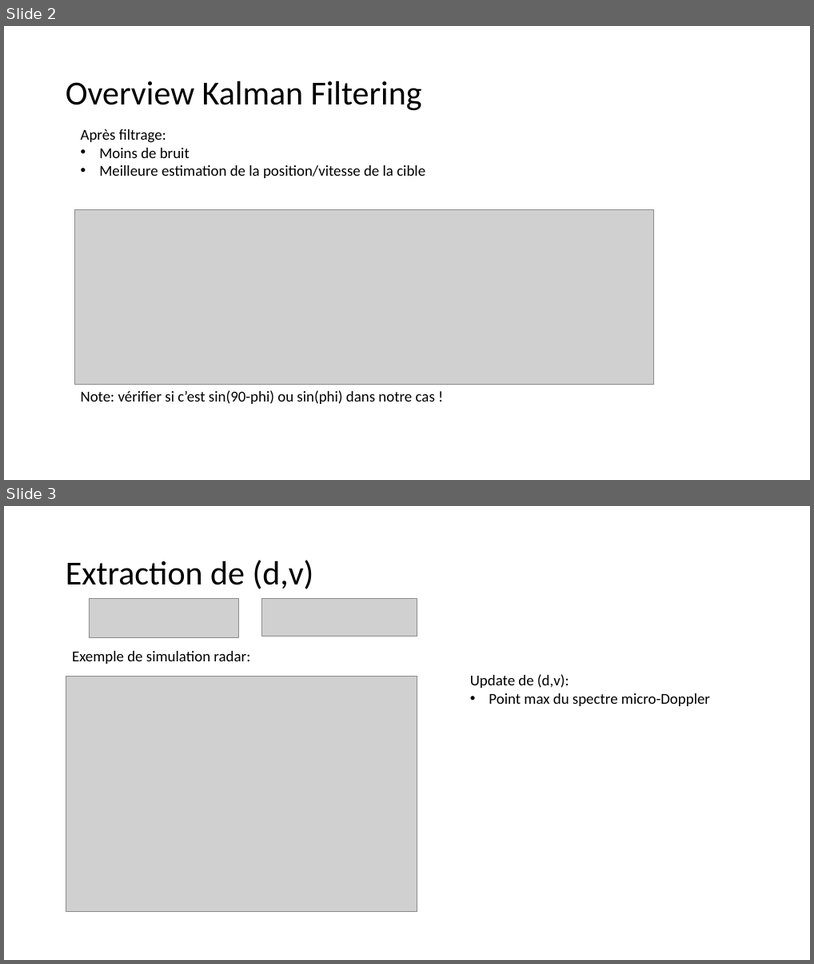
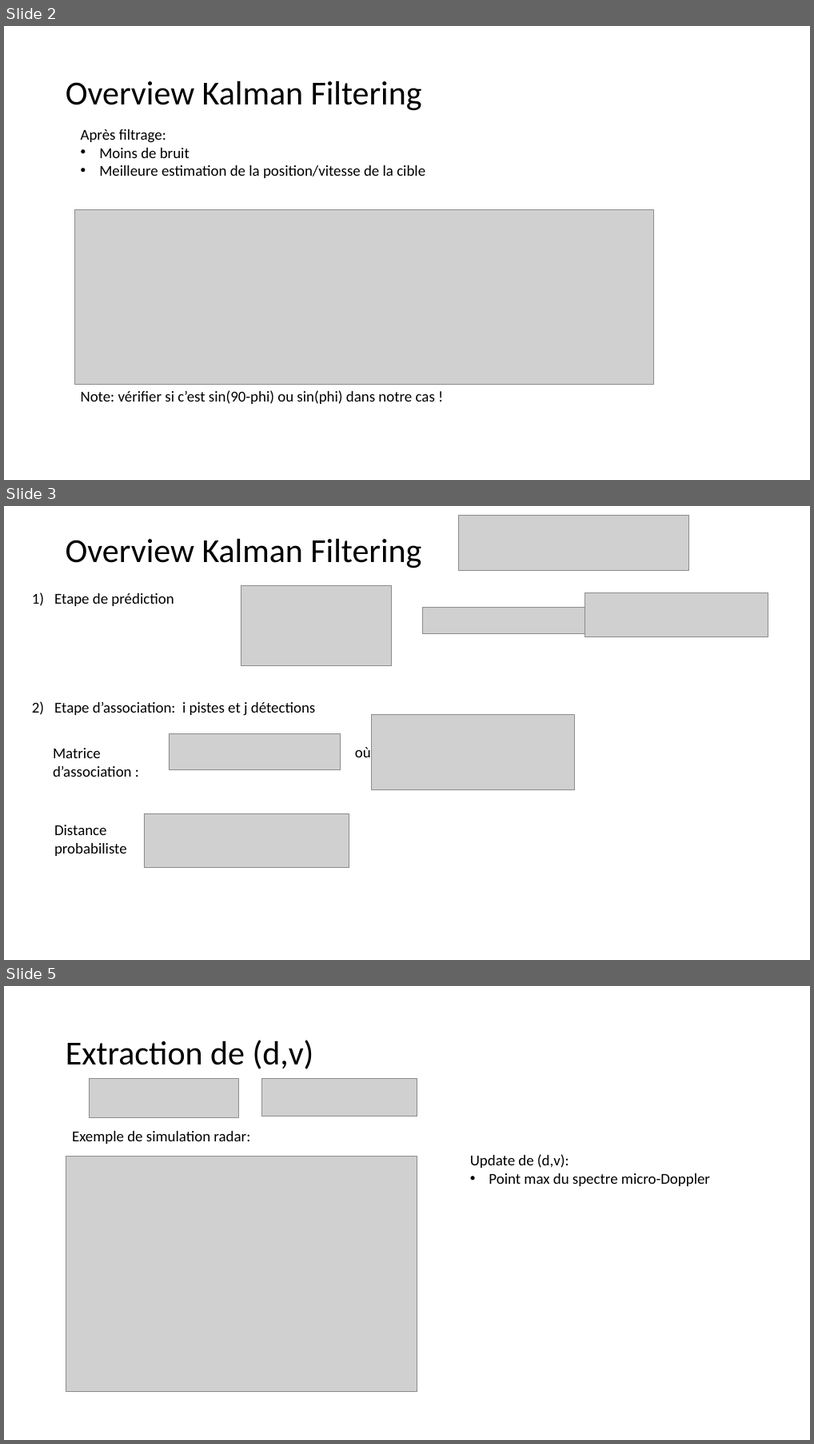
Before and after one commit to grotsartdehe/TFE, a slide deck: Presentation/Kalman_presentation .pptx. Shown one above the other, each under a label of ours: slides 2 and 3 before the commit, slides 2, 3 and 5 after it; the slides between them are not shown. The pictures are 814x964 and 814x1444 pixels, drawn with LibreOffice and Linux fonts; fonts in the diff are those of the drawing; grey boxes stand for pictures. Boxes give left, top, right and bottom in pixels: in the first picture for what was removed or moved away, otherwise in the second. Text is boxed around its words. In the diff, an @@ line names an element or a change of style, - is before the commit and + after.

```diff
--- a/Presentation/Kalman_presentation .pptx
+++ b/Presentation/Kalman_presentation .pptx
@@ slide 3 added at <box>4,506,810,960</box>, background #FFFFFF @@
@@ picture added at <box>459,515,689,571</box> @@
@@ text added at <box>66,539,422,568</box>, 40 pt, text #000000 @@
+Overview Kalman Filtering
@@ text added at <box>54,593,315,716</box>, 18 pt, text #000000 @@
+1) Etape de prédiction
+2) Etape d’association: i pistes et j détections
@@ picture added at <box>241,586,391,665</box> @@
@@ picture added at <box>586,592,770,636</box> @@
@@ picture added at <box>422,607,586,634</box> @@
@@ picture added at <box>372,715,575,789</box> @@
@@ picture added at <box>169,733,340,769</box> @@
@@ text added at <box>53,748,132,776</box>, 18 pt, text #000000 @@
+Matrice d’association :
@@ text added at <box>355,747,371,757</box>, 18 pt, text #000000 @@
+où
@@ picture added at <box>144,813,349,867</box> @@
@@ text added at <box>54,824,127,856</box>, 18 pt, text #000000 @@
+Distance probabiliste
@@ what was slide 3 is now slide 5 @@
```
Also in this commit, not shown: 2 other slides added.
